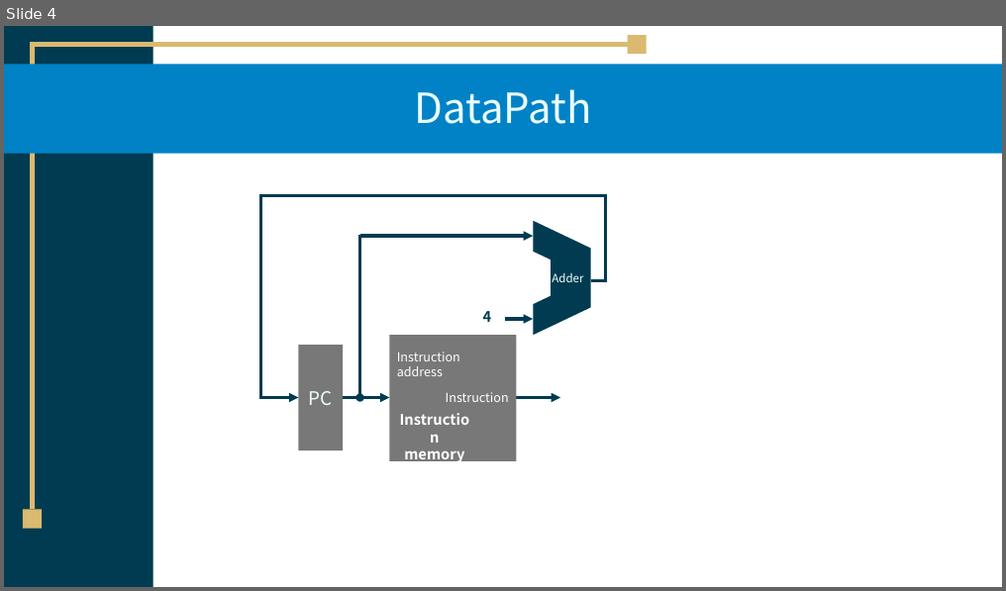
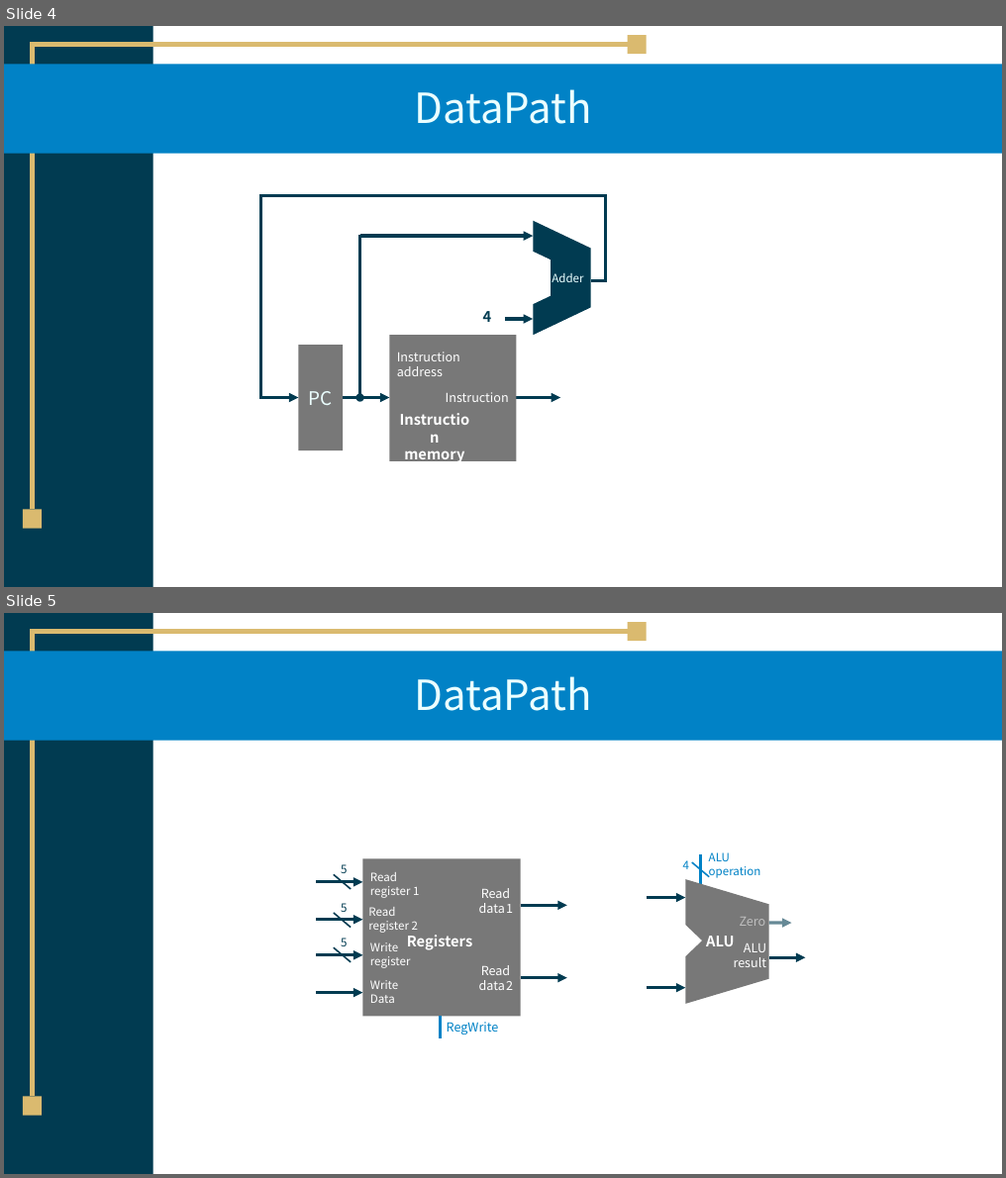
Before and after one commit to TikaWorld/EZ-Study, a slide deck: ComputerOrganization/Chapter4.pptx. Shown one above the other, each under a label of ours: slide 4 before the commit, slides 4 and 5 after it. The pictures are 1006x591 and 1006x1178 pixels, drawn with LibreOffice and Linux fonts; fonts in the diff are those of the drawing. Boxes give left, top, right and bottom in pixels: in the first picture for what was removed or moved away, otherwise in the second. Text is boxed around its words. In the diff, an @@ line names an element or a change of style, - is before the commit and + after.

```diff
--- a/ComputerOrganization/Chapter4.pptx
+++ b/ComputerOrganization/Chapter4.pptx
@@ slide 5 added at box(4, 613, 1002, 1174), background #FFFFFF @@
@@ rectangle added at box(4, 613, 152, 1174), fill #013B51 @@
@@ rectangle added at box(4, 652, 1002, 741), fill #0182C6 @@
@@ title added at box(414, 676, 591, 711), 40 pt, text #EBFFFF @@
+DataPath
@@ line added from (334, 875) to (350, 889), #013B51 1.5 pt @@
@@ text added at box(341, 864, 347, 873), 11 pt, text #013B51 @@
+5
@@ group added at box(683, 853, 768, 1003): 5 texts, 2 lines, 1 freeform shape @@
+ALU
+ALU
+result
+Zero
+ALU operation
+4
@@ arrow added from (316, 882) to (362, 882), #013B51 3 pt @@
@@ text added at box(341, 903, 347, 912), 11 pt, text #013B51 @@
+5
@@ arrow added from (521, 906) to (567, 906), #013B51 3 pt @@
@@ arrow added from (647, 897) to (685, 897), #013B51 3 pt @@
@@ arrow added from (316, 920) to (362, 920), #013B51 3 pt @@
@@ line added from (334, 913) to (350, 928), #013B51 1.5 pt @@
@@ text added at box(341, 938, 347, 947), 11 pt, text #013B51 @@
+5
@@ arrow added from (769, 923) to (792, 923), #013B51 3 pt @@
@@ arrow added from (316, 956) to (362, 956), #013B51 3 pt @@
@@ line added from (334, 948) to (350, 962), #013B51 1.5 pt @@
@@ arrow added from (769, 959) to (806, 959), #013B51 3 pt @@
@@ arrow added from (316, 992) to (362, 992), #013B51 3 pt @@
@@ arrow added from (521, 978) to (567, 978), #013B51 3 pt @@
@@ arrow added from (647, 988) to (685, 988), #013B51 3 pt @@
@@ group added at box(362, 860, 521, 1039): 8 texts, 1 rectangle, 1 line @@
+Read
+register 1
+Registers
+Read data 1
+Read data 2
+Read
+register 2
+Write
+register
+Write
+Data
+RegWrite
@@ group added at box(23, 622, 647, 1115): 2 lines, 2 rectangles @@
```
Also in this commit, not shown: 1 slide changed, 2 other slides added, 3 other files.
